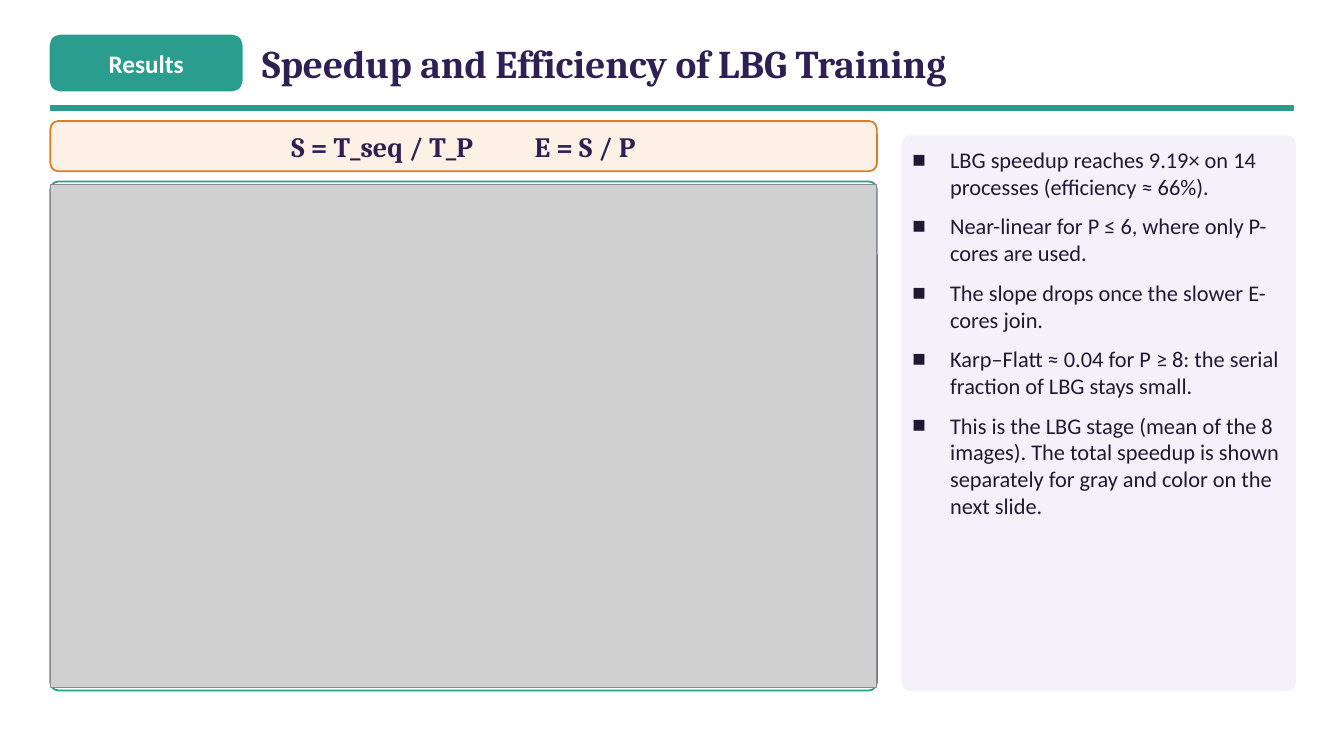
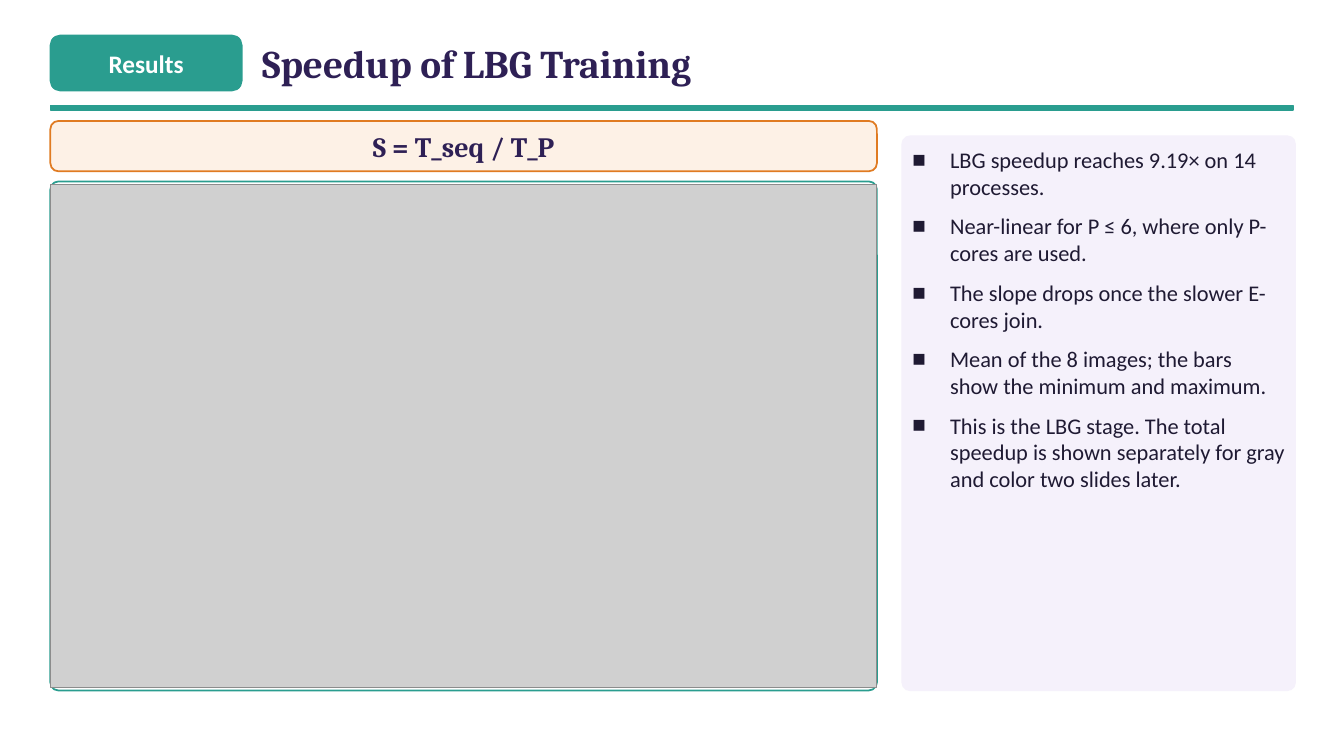
Before and after one commit to ibtihal-cpu/mihk, a slide deck: slide 25 of results/seminar/figs/Seminar_Ibtihal_FINAL.pptx. Drawn at 1344x756 pixels with LibreOffice and Linux fonts; fonts in the diff are those of the drawing; grey boxes stand for pictures. Boxes give left, top, right and bottom in pixels: in the first picture for what was removed or moved away, otherwise in the second. Text is boxed around its words. In the diff, an @@ line names an element or a change of style, - is before the commit and + after.

```diff
--- a/results/seminar/figs/Seminar_Ibtihal_FINAL.pptx
+++ b/results/seminar/figs/Seminar_Ibtihal_FINAL.pptx
@@ text at (262, 50, 691, 87): text changed @@
-Speedup and Efficiency of LBG Training
+Speedup of LBG Training
@@ text at (373, 138, 554, 163): text changed @@
-S = T_seq / T_P E = S / P
+S = T_seq / T_P
@@ text at (950, 152, 1256, 199): text changed @@
-■ LBG speedup reaches 9.19× on 14 processes (efficiency ≈ 66%).
+■ LBG speedup reaches 9.19× on 14 processes.
@@ text at (950, 351, 1284, 487): text changed @@
-■ Karp–Flatt ≈ 0.04 for P ≥ 8: the serial fraction of LBG stays small.
-■ This is the LBG stage (mean of the 8 images). The total speedup is shown separately for gray and color on the next slide.
+■ Mean of the 8 images; the bars show the minimum and maximum.
+■ This is the LBG stage. The total speedup is shown separately for gray and color two slides later.
```
Also in this commit, not shown: 1 other slide changed, 1 slide added, 10 other files.
